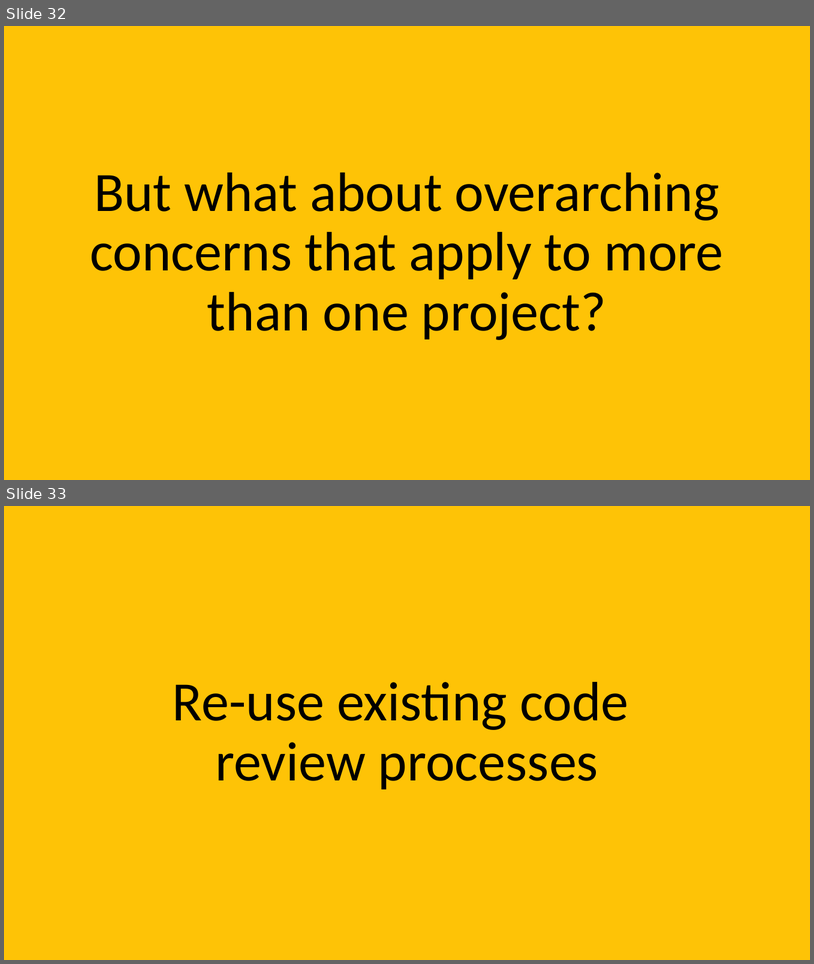
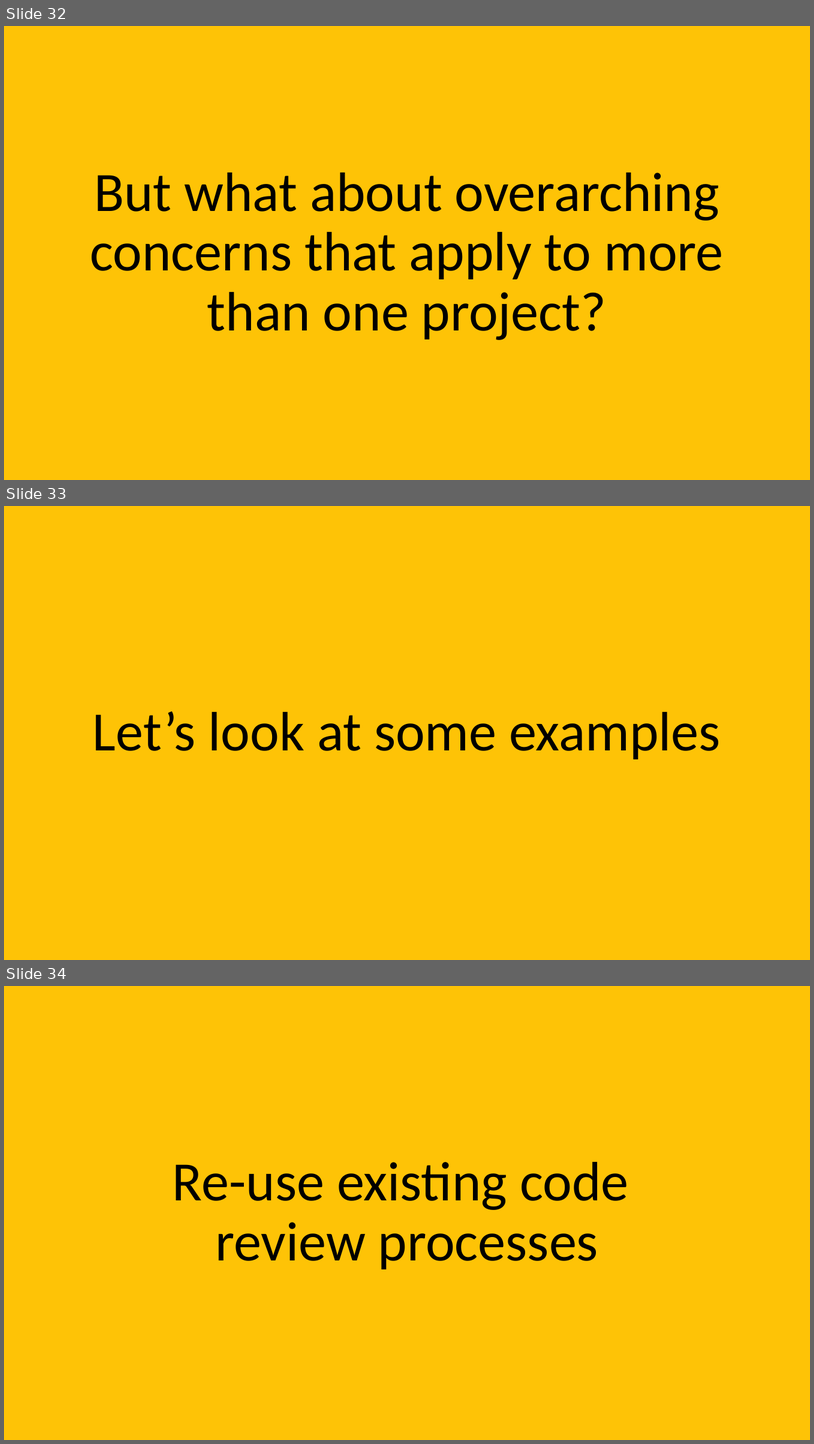
Before and after one commit to davidaayers/comm-and-doc-arch-decisions, a slide deck: comm-and-doc-arch-decisions-60-min.pptx. Shown one above the other, each under a label of ours: slides 32 and 33 before the commit, slides 32, 33 and 34 after it. The pictures are 814x964 and 814x1444 pixels, drawn with LibreOffice and Linux fonts; fonts in the diff are those of the drawing. Boxes give left, top, right and bottom in pixels: in the first picture for what was removed or moved away, otherwise in the second. Text is boxed around its words. In the diff, an @@ line names an element or a change of style, - is before the commit and + after.

```diff
--- a/comm-and-doc-arch-decisions-60-min.pptx
+++ b/comm-and-doc-arch-decisions-60-min.pptx
@@ slide 33 added at [4,506,810,960], background #FEC306 @@
@@ title added at [93,711,721,759], 66 pt, text #000000 @@
+Let’s look at some examples
@@ what was slide 33 is now slide 34 @@
```
Also in this commit, not shown: 2 slides changed, 4 other slides added, 1 other file.
